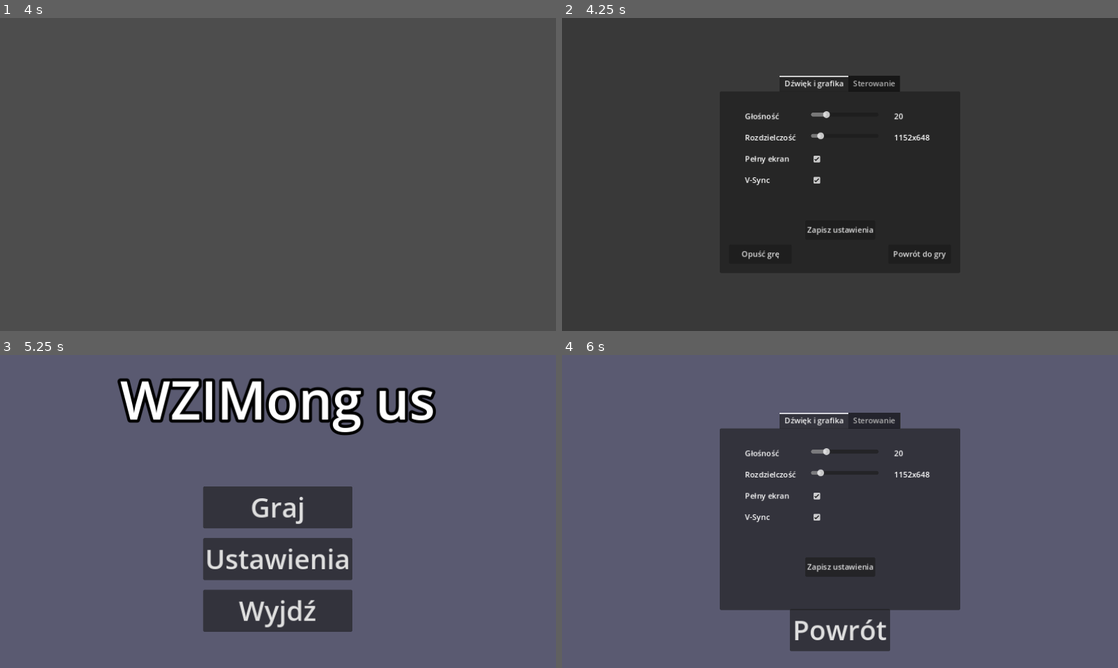
Above: before the commit, frames 1-4 (two rows, left to right).
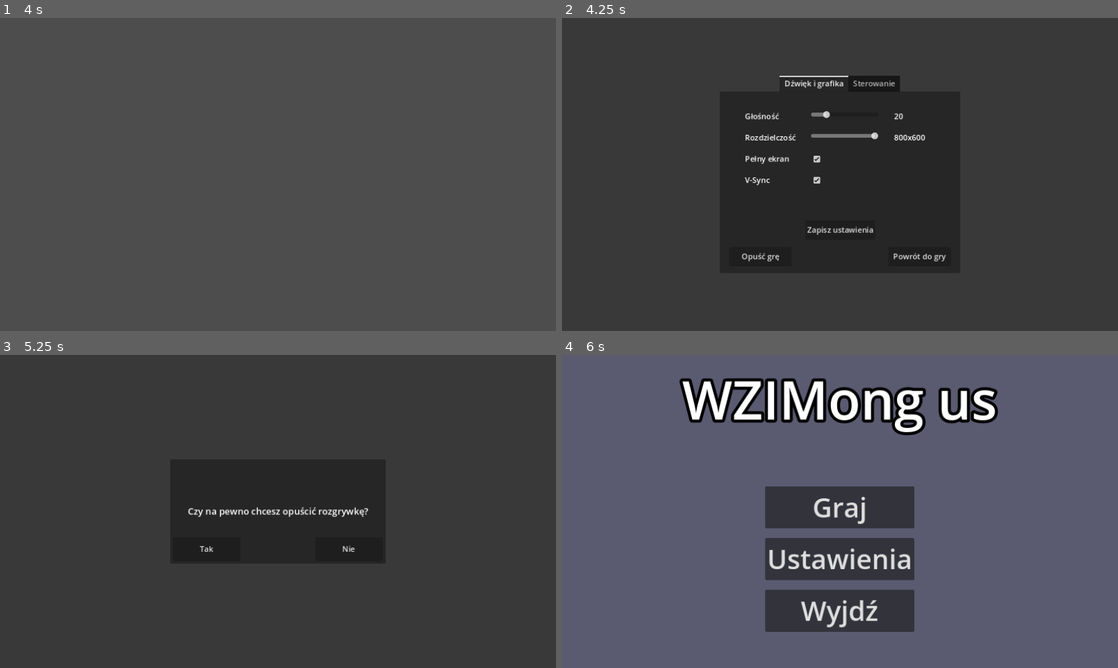
Above: after the commit, the same moments.

Repository: igorzasty2/wzimongus
Game: Godot game, scene res://scenes/ui/pause_menu/pause_menu.tscn
Two runs of this game, one before a commit and one after it. Both use one fixed random seed, a clock stepped at 60 frames per second and the inputs below. This scene is started directly instead of the project's main scene.
Inputs (mouse positions are in pixels of both pictures, inside the frame that each line leads up to):
- Up to frame 1 (4 s): tap Enter at 0.5, 2, 3.5 s; hold Right (ui_right) 0.53-1.28 s; tap Space at 1.25, 2.75 s; hold Down (ui_down) 1.28-2.03 s; hold Right (ui_right) 2.03-2.78 s; hold Up (ui_up) 2.78-3.53 s; hold Left (ui_left) from 3.53 s (still down)
- Up to frame 2 (4.25 s): keep holding Left (ui_left); tap Escape (pause_menu, bound only after the commit) at 4.15 s
- Up to frame 3 (5.25 s): release Left (ui_left) at 4.25 s; click "Zapisz ustawienia" at 4.25 s; click "Opuść grę" at 5 s
- Up to frame 4 (6 s): click (767, 549) at 5.75 s, where only the run after the commit has a clickable "Tak"

Frame 1 is identical in both runs. In frame 2, 0.5% of the frame differs, in the area x 32-69%, y 36-78%; in frame 3, 91%, in the area x 0-100%, y 0-100%; in frame 4, 26%.

Commit message:
resolution setting improvements, saving improvements,  pause menu improvements, added signal emited on leaving game, pop up window when leaving game

Diff:
--- a/project.godot
+++ b/project.godot
@@ -27,6 +27,14 @@
 
 project/assembly_name="WZiMongus"
 
+[input]
+
+pause_menu={
+"deadzone": 0.5,
+"events": [Object(InputEventKey,"resource_local_to_scene":false,"resource_name":"","device":-1,"window_id":0,"alt_pressed":false,"shift_pressed":false,"ctrl_pressed":false,"meta_pressed":false,"pressed":false,"keycode":0,"physical_keycode":4194305,"key_label":0,"unicode":0,"echo":false,"script":null)
+]
+}
+
 [rendering]
 
 renderer/rendering_method="gl_compatibility"
--- a/scenes/ui/pause_menu/pause_menu.gd
+++ b/scenes/ui/pause_menu/pause_menu.gd
@@ -1,21 +1,33 @@
 extends CanvasLayer
 
-var esc_pressed: bool = false
+signal leave_game
+
+@onready var pop_up_window = $PopUpWindow
+@onready var settings_container = $SettingsContainer
 
 func _ready():
+	settings_container.visible = true
+	visible = false
+	pop_up_window.visible = false
+
+func _input(event):
+	if event.is_action_pressed("pause_menu"):
+		visible = !visible
+		settings_container.visible = visible
+		pop_up_window.visible = false
+
+func _on_leave_game_button_pressed():
+	pop_up_window.visible = true
+	settings_container.visible = false
+
+func _on_back_to_game_button_pressed():
 	visible = false
 
-func _process(delta):
-	if Input.is_key_pressed(KEY_ESCAPE) && !esc_pressed:
-		visible=!visible
-		esc_pressed = true
-	elif !Input.is_key_pressed(KEY_ESCAPE):
-		esc_pressed = false
-
-
-func _on_leave_game_button_pressed():
+func _on_pop_up_window_left_pressed():
+	emit_signal("leave_game")
 	get_tree().change_scene_to_file("res://scenes/ui/start_menu/start_menu.tscn")
 
-
-func _on_back_to_game_button_pressed():
-	visible=false
+func _on_pop_up_window_right_pressed():
+	pop_up_window.visible = false
+	visible = false
+	settings_container.visible = true
--- a/scenes/ui/pause_menu/pause_menu.tscn
+++ b/scenes/ui/pause_menu/pause_menu.tscn
@@ -1,7 +1,8 @@
-[gd_scene load_steps=3 format=3 uid="uid://dx7vp7ohxvuvd"]
+[gd_scene load_steps=4 format=3 uid="uid://dx7vp7ohxvuvd"]
 
 [ext_resource type="Script" path="res://scenes/ui/pause_menu/pause_menu.gd" id="1_xdxlx"]
 [ext_resource type="PackedScene" uid="uid://01iag5x618my" path="res://scenes/ui/settings/settings.tscn" id="2_buvgv"]
+[ext_resource type="PackedScene" uid="uid://ctojv5s5r4v3" path="res://scenes/ui/pop_up_window/pop_up_window.tscn" id="3_tdiax"]
 
 [node name="PauseMenu" type="CanvasLayer"]
 script = ExtResource("1_xdxlx")
@@ -14,33 +15,53 @@
 grow_vertical = 2
 color = Color(0, 0, 0, 0.25098)
 
-[node name="Settings" parent="." instance=ExtResource("2_buvgv")]
+[node name="SettingsContainer" type="Control" parent="."]
+layout_mode = 3
+anchors_preset = 15
+anchor_right = 1.0
+anchor_bottom = 1.0
+grow_horizontal = 2
+grow_vertical = 2
 
-[node name="HBoxContainer" type="HBoxContainer" parent="."]
-anchors_preset = 8
+[node name="Settings" parent="SettingsContainer" instance=ExtResource("2_buvgv")]
+layout_mode = 2
+anchors_preset = 0
+
+[node name="HBoxContainer" type="HBoxContainer" parent="SettingsContainer"]
+layout_mode = 1
+anchors_preset = -1
 anchor_left = 0.5
 anchor_top = 0.5
 anchor_right = 0.5
 anchor_bottom = 0.5
 offset_left = -230.0
-offset_top = 330.0
+offset_top = 320.0
 offset_right = 230.0
+offset_bottom = 20.0
 grow_horizontal = 2
 grow_vertical = 2
 size_flags_horizontal = 4
 size_flags_vertical = 4
 theme_override_constants/separation = 200
 
-[node name="LeaveGameButton" type="Button" parent="HBoxContainer"]
+[node name="LeaveGameButton" type="Button" parent="SettingsContainer/HBoxContainer"]
 custom_minimum_size = Vector2(130, 40)
 layout_mode = 2
 text = "Opuść grę"
 
-[node name="BackToGameButton" type="Button" parent="HBoxContainer"]
+[node name="BackToGameButton" type="Button" parent="SettingsContainer/HBoxContainer"]
 custom_minimum_size = Vector2(130, 40)
 layout_mode = 2
 theme_override_constants/outline_size = 0
 text = "Powrót do gry"
 
-[connection signal="pressed" from="HBoxContainer/LeaveGameButton" to="." method="_on_leave_game_button_pressed"]
-[connection signal="pressed" from="HBoxContainer/BackToGameButton" to="." method="_on_back_to_game_button_pressed"]
+[node name="PopUpWindow" parent="." instance=ExtResource("3_tdiax")]
+visible = false
+information = "Czy na pewno chcesz opuścić rozgrywkę?"
+left_button_text = "Tak"
+right_button_text = "Nie"
+
+[connection signal="pressed" from="SettingsContainer/HBoxContainer/LeaveGameButton" to="." method="_on_leave_game_button_pressed"]
+[connection signal="pressed" from="SettingsContainer/HBoxContainer/BackToGameButton" to="." method="_on_back_to_game_button_pressed"]
+[connection signal="left_pressed" from="PopUpWindow" to="." method="_on_pop_up_window_left_pressed"]
+[connection signal="right_pressed" from="PopUpWindow" to="." method="_on_pop_up_window_right_pressed"]
--- /dev/null
+++ b/scenes/ui/pop_up_window/pop_up_window.gd
@@ -0,0 +1,24 @@
+extends Control
+
+@onready var label = $Panel/MarginContainer/Label
+@onready var left_button = $Panel/MarginContainer/HBoxContainer/LeftButton
+@onready var right_button =  $Panel/MarginContainer/HBoxContainer/RightButton
+
+@export var information : String = "information"
+@export var left_button_text : String = "left"
+@export var right_button_text : String = "right"
+
+signal left_pressed
+signal right_pressed
+
+func _ready():
+	visible = false
+	label.text = information
+	left_button.text = left_button_text
+	right_button.text = right_button_text
+
+func _on_yes_button_pressed():
+	emit_signal("left_pressed")
+
+func _on_no_button_2_pressed():
+	emit_signal("right_pressed")
--- /dev/null
+++ b/scenes/ui/pop_up_window/pop_up_window.tscn
@@ -0,0 +1,64 @@
+[gd_scene load_steps=2 format=3 uid="uid://ctojv5s5r4v3"]
+
+[ext_resource type="Script" path="res://scenes/ui/pop_up_window/pop_up_window.gd" id="1_nodgq"]
+
+[node name="PopUpWindow" type="Control"]
+layout_mode = 3
+anchors_preset = 15
+anchor_right = 1.0
+anchor_bottom = 1.0
+grow_horizontal = 2
+grow_vertical = 2
+script = ExtResource("1_nodgq")
+
+[node name="Panel" type="Panel" parent="."]
+layout_mode = 1
+anchors_preset = 8
+anchor_left = 0.5
+anchor_top = 0.5
+anchor_right = 0.5
+anchor_bottom = 0.5
+offset_left = -223.0
+offset_top = -108.0
+offset_right = 223.0
+offset_bottom = 108.0
+grow_horizontal = 2
+grow_vertical = 2
+
+[node name="MarginContainer" type="MarginContainer" parent="Panel"]
+layout_mode = 1
+anchors_preset = 15
+anchor_right = 1.0
+anchor_bottom = 1.0
+grow_horizontal = 2
+grow_vertical = 2
+theme_override_constants/margin_left = 5
+theme_override_constants/margin_top = 5
+theme_override_constants/margin_right = 5
+theme_override_constants/margin_bottom = 5
+
+[node name="Label" type="Label" parent="Panel/MarginContainer"]
+layout_mode = 2
+theme_override_font_sizes/font_size = 19
+text = "text here"
+horizontal_alignment = 1
+vertical_alignment = 1
+
+[node name="HBoxContainer" type="HBoxContainer" parent="Panel/MarginContainer"]
+layout_mode = 2
+size_flags_horizontal = 4
+size_flags_vertical = 8
+theme_override_constants/separation = 155
+
+[node name="LeftButton" type="Button" parent="Panel/MarginContainer/HBoxContainer"]
+custom_minimum_size = Vector2(140, 50)
+layout_mode = 2
+text = "left"
+
+[node name="RightButton" type="Button" parent="Panel/MarginContainer/HBoxContainer"]
+custom_minimum_size = Vector2(140, 50)
+layout_mode = 2
+text = "right"
+
+[connection signal="pressed" from="Panel/MarginContainer/HBoxContainer/LeftButton" to="." method="_on_yes_button_pressed"]
+[connection signal="pressed" from="Panel/MarginContainer/HBoxContainer/RightButton" to="." method="_on_no_button_2_pressed"]
--- a/scenes/ui/settings/settings.gd
+++ b/scenes/ui/settings/settings.gd
@@ -5,58 +5,77 @@
 @onready var v_sync_checkbox = $TabContainer/SoundAndGraphics/MarginContainer/GridContainer/VSyncCheckBox
 @onready var resolution_slider = $TabContainer/SoundAndGraphics/MarginContainer/GridContainer/ResolutionSlider
 
+@onready var tab_container = $TabContainer
+
 @onready var volume_output = $TabContainer/SoundAndGraphics/MarginContainer/GridContainer/VolumeOutput
 @onready var resolution_output = $TabContainer/SoundAndGraphics/MarginContainer/GridContainer/ResolutionOutput
 
 # resolutions dictionary
-const RESOLUTIONS : Dictionary ={"800x600" : Vector2i(800,600),"1024x768" : Vector2i(1024,768), "1152x648" : Vector2i(1152,648),
-"1152x864" : Vector2i(1152,864), "1280x720" : Vector2i(1280,720), "1280x800" : Vector2i(1280,800), "1280x960" : Vector2i(1280,960),
-"1360x768" : Vector2i(1360,768), "1366x768" : Vector2i(1366,768), "1400x1050" : Vector2i(1400,1050), "1440x900" : Vector2i(1440,900),
-"1600x900" : Vector2i(1600,900), "1600x1200" : Vector2i(1600,1200), "1680x1050" : Vector2i(1680,1050), "1792x1344" : Vector2i(1792,1344),
-"1856x1392" : Vector2i(1856,1392), "1920x1080" : Vector2i(1920,1080), "1920x1200" : Vector2i(1920,1200), "1920x1440" : Vector2i(1920,1440),
-"2048x1152" : Vector2i(2048,1152), "2560x1440" : Vector2i(2560,1440)}
+const RESOLUTIONS : Dictionary ={"800x600" : Vector2i(800,600),"1024x768" : Vector2i(1024,768), "1152x648" : Vector2i(1152,648),"1152x864" : Vector2i(1152,864),
+"1280x720" : Vector2i(1280,720), "1280x800" : Vector2i(1280,800), "1280x960" : Vector2i(1280,960), "1360x768" : Vector2i(1360,768),
+"1366x768" : Vector2i(1366,768), "1400x1050" : Vector2i(1400,1050), "1440x900" : Vector2i(1440,900), "1600x900" : Vector2i(1600,900),
+"1600x1200" : Vector2i(1600,1200), "1680x1050" : Vector2i(1680,1050), "1792x1344" : Vector2i(1792,1344), "1856x1392" : Vector2i(1856,1392),
+"1920x1080" : Vector2i(1920,1080), "1920x1200" : Vector2i(1920,1200), "1920x1440" : Vector2i(1920,1440), "2048x1152" : Vector2i(2048,1152),
+"2560x1440" : Vector2i(2560,1440), "2560x1600" : Vector2i(2560,1600), "3440x1440" : Vector2i(3440,1440), "3840x2160" : Vector2i(3840,2160)}
 
 var user_sett: SaveUserSettings
 
 var full_screen_value : bool
+var v_sync_value : bool
 var volume_value : int
 var resolution_value : int
-var v_sync_value : bool
 
 func _ready():
 	user_sett = SaveUserSettings.load_or_create()
+
 	# setting default/saved values
 	volume_slider.value = user_sett.volume
 	full_screen_checkbox.button_pressed = user_sett.full_screen
 	v_sync_checkbox.button_pressed = user_sett.v_sync
 	resolution_slider.value = user_sett.resolution*3
+
 	# setting local values
 	full_screen_value = user_sett.full_screen
 	volume_value = user_sett.volume
 	resolution_value = user_sett.resolution
 	v_sync_value = user_sett.v_sync
-	# loadin saved files
+
+	# loading saved files
 	_on_save_button_pressed()
 
+	# handling highest resolution
+	var screen_size : Vector2i = DisplayServer.screen_get_size()
+	for i in range(0, RESOLUTIONS.size()):
+		if screen_size.x * screen_size.y < RESOLUTIONS.values()[i].x * RESOLUTIONS.values()[i].y:
+			# block from setting to higher resolution
+			resolution_slider.max_value -= 3
+
+	# setting first tab to default
+	tab_container.current_tab = 0
+
+# handles full screen setting
 func _on_full_screen_checkbox_toggled(button_pressed):
 	full_screen_value = button_pressed
 
+# handles volume setting and displayed value
 func _on_volume_slider_value_changed(value):
 	volume_value = value
 	volume_output.text = str(value)
 
+# handles v-sync setting
 func _on_v_sync_check_box_toggled(button_pressed):
 	v_sync_value = button_pressed
 
+# handles resolution setting and displayed value
 func _on_resolution_slider_value_changed(value):
 	var index : int = int(value/3)
 	resolution_output.text = RESOLUTIONS.keys()[index]
 	resolution_value = index
 
+# saves all settings
 func _on_save_button_pressed():
-
 	# setting the settings
-	if full_screen_value == true:
+	if full_screen_value== true:
 		DisplayServer.window_set_mode(DisplayServer.WINDOW_MODE_FULLSCREEN)
 	else:
 		DisplayServer.window_set_mode(DisplayServer.WINDOW_MODE_WINDOWED)
@@ -78,3 +97,7 @@
 		user_sett.v_sync = v_sync_value
 		user_sett.resolution = resolution_value
 		user_sett.save()
+
+# cancels unsaved changes when hidden
+func _on_hidden():
+	_ready()
--- a/scenes/ui/settings/settings.tscn
+++ b/scenes/ui/settings/settings.tscn
@@ -69,7 +69,7 @@
 
 [node name="ResolutionSlider" type="HSlider" parent="TabContainer/SoundAndGraphics/MarginContainer/GridContainer"]
 layout_mode = 2
-max_value = 62.0
+max_value = 71.0
 
 [node name="ResolutionOutput" type="Label" parent="TabContainer/SoundAndGraphics/MarginContainer/GridContainer"]
 custom_minimum_size = Vector2(85, 0)
@@ -112,22 +112,17 @@
 anchor_bottom = 1.0
 grow_horizontal = 2
 grow_vertical = 2
-theme_override_constants/margin_left = 20
-theme_override_constants/margin_top = 20
-theme_override_constants/margin_right = 20
-theme_override_constants/margin_bottom = 20
+theme_override_constants/margin_left = 60
+theme_override_constants/margin_top = 40
+theme_override_constants/margin_right = 60
+theme_override_constants/margin_bottom = 0
 
-[node name="SettingsList" type="HBoxContainer" parent="TabContainer/Controls/MarginContainer"]
+[node name="GridContainer" type="GridContainer" parent="TabContainer/Controls/MarginContainer"]
 layout_mode = 2
-
-[node name="Labels" type="VBoxContainer" parent="TabContainer/Controls/MarginContainer/SettingsList"]
-layout_mode = 2
-size_flags_horizontal = 3
-size_flags_vertical = 0
-
-[node name="Sliders" type="VBoxContainer" parent="TabContainer/Controls/MarginContainer/SettingsList"]
-layout_mode = 2
-size_flags_horizontal = 3
+size_flags_horizontal = 4
+theme_override_constants/h_separation = 32
+theme_override_constants/v_separation = 20
+columns = 3
 
 [node name="SaveButton" type="Button" parent="."]
 custom_minimum_size = Vector2(130, 40)
@@ -144,6 +139,7 @@
 grow_vertical = 2
 text = "Zapisz ustawienia"
 
+[connection signal="hidden" from="." to="." method="_on_hidden"]
 [connection signal="value_changed" from="TabContainer/SoundAndGraphics/MarginContainer/GridContainer/VolumeSlider" to="." method="_on_volume_slider_value_changed"]
 [connection signal="value_changed" from="TabContainer/SoundAndGraphics/MarginContainer/GridContainer/ResolutionSlider" to="." method="_on_resolution_slider_value_changed"]
 [connection signal="toggled" from="TabContainer/SoundAndGraphics/MarginContainer/GridContainer/FullScreenCheckBox" to="." method="_on_full_screen_checkbox_toggled"]
